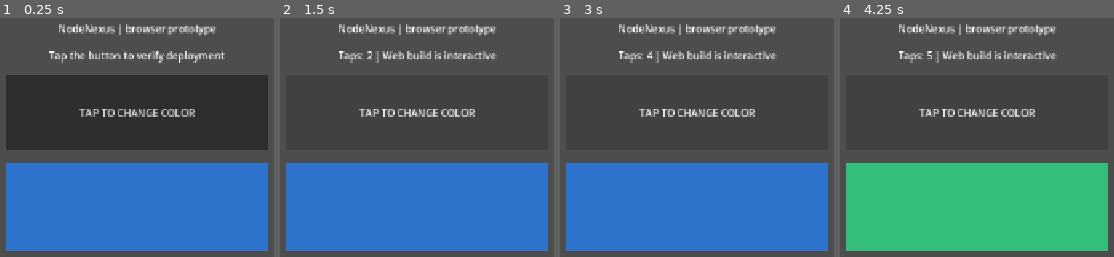
Above: before the commit, frames 1-4 (left to right).
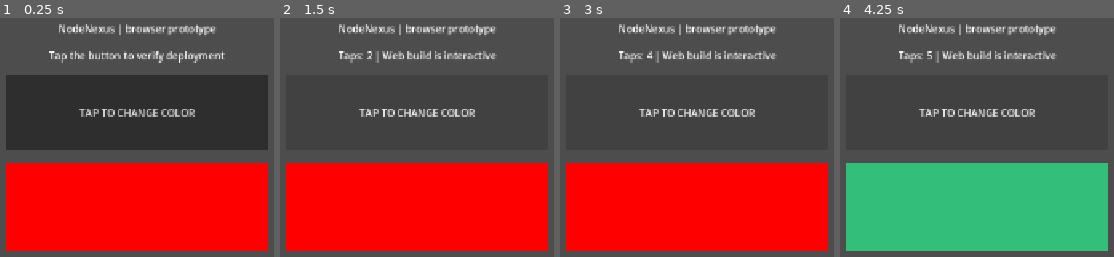
Above: after the commit, the same moments.

Repository: MCnagai/nodenexus-godot
Game: Godot game, scene res://scenes/main.tscn
Two runs of this game, one before a commit and one after it. Both use one fixed random seed, a clock stepped at 60 frames per second and the inputs below.
Inputs:
- Up to frame 1 (0.25 s): no input
- Up to frame 2 (1.5 s): click "TAP TO CHANGE COLOR" at 0.5 s; click "TAP TO CHANGE COLOR" at 1.25 s
- Up to frame 3 (3 s): click "TAP TO CHANGE COLOR" at 2 s; tap Enter at 2.75 s
- Up to frame 4 (4.25 s): tap Space at 3.5 s

The runs differ from the first frame. In frame 1, 35% of the frame differs, in the area x 2-98%, y 60-98%; in frame 2, 35%; in frame 3, 35%; in frame 4, nothing differs.

Commit message:
Build protected PR previews and add red-rectangle acceptance checks

Diff:
--- a/scenes/main.tscn
+++ b/scenes/main.tscn
@@ -41,4 +41,4 @@
 [node name="Indicator" type="ColorRect" parent="Center/Stack"]
 custom_minimum_size = Vector2(420, 140)
 layout_mode = 2
-color = Color(0.18, 0.45, 0.8, 1)
+color = Color(1, 0, 0, 1)
--- a/scripts/main.gd
+++ b/scripts/main.gd
@@ -12,4 +12,4 @@
 func _on_tap() -> void:
     tap_count += 1
     status.text = "Taps: %d | Web build is interactive" % tap_count
-    indicator.color = Color(0.2, 0.75, 0.48) if tap_count % 2 == 1 else Color(0.18, 0.45, 0.8)
+    indicator.color = Color(0.2, 0.75, 0.48) if tap_count % 2 == 1 else Color.RED
--- a/tests/test_smoke.gd
+++ b/tests/test_smoke.gd
@@ -9,12 +9,21 @@
         push_error("Main scene did not load")
         quit(1)
         return
-    var scene: Control = packed.instantiate()
+    var scene: Control = packed.instantiate() as Control
+    if scene == null:
+        push_error("Main scene is not a Control")
+        quit(1)
+        return
     root.add_child(scene)
     await process_frame
-    var button: Button = scene.get_node("Center/Stack/TapButton")
+    var button: Button = scene.get_node_or_null("Center/Stack/TapButton") as Button
     if button == null:
         push_error("Tap button missing")
+        quit(1)
+        return
+    var indicator: ColorRect = scene.get_node_or_null("Center/Stack/Indicator") as ColorRect
+    if indicator == null or indicator.color != Color.RED:
+        push_error("Acceptance indicator must start red")
         quit(1)
         return
     button.pressed.emit()
@@ -22,5 +31,14 @@
         push_error("Tap interaction failed")
         quit(1)
         return
+    if indicator.color != Color(0.2, 0.75, 0.48):
+        push_error("First tap did not change the indicator")
+        quit(1)
+        return
+    button.pressed.emit()
+    if scene.tap_count != 2 or indicator.color != Color.RED:
+        push_error("Second tap did not restore red")
+        quit(1)
+        return
     print("SMOKE_TEST_PASSED")
     quit(0)
Not shown, changed: export_presets.cfg
Not shown, added: package-lock.json
Not shown, added: package.json
Not shown, changed: .github/workflows/web-preview.yml
Not shown, changed: .gitignore
Not shown, changed: AGENTS.md
Not shown, changed: README.md
Not shown, added: docs/mobile-setup.md
Not shown, added: tests/test_access.py
Not shown, added: tests/test_web.cjs
Not shown, added: tools/check-access.py
Not shown, changed: tools/check-web.sh
(and 4 more such lines)
